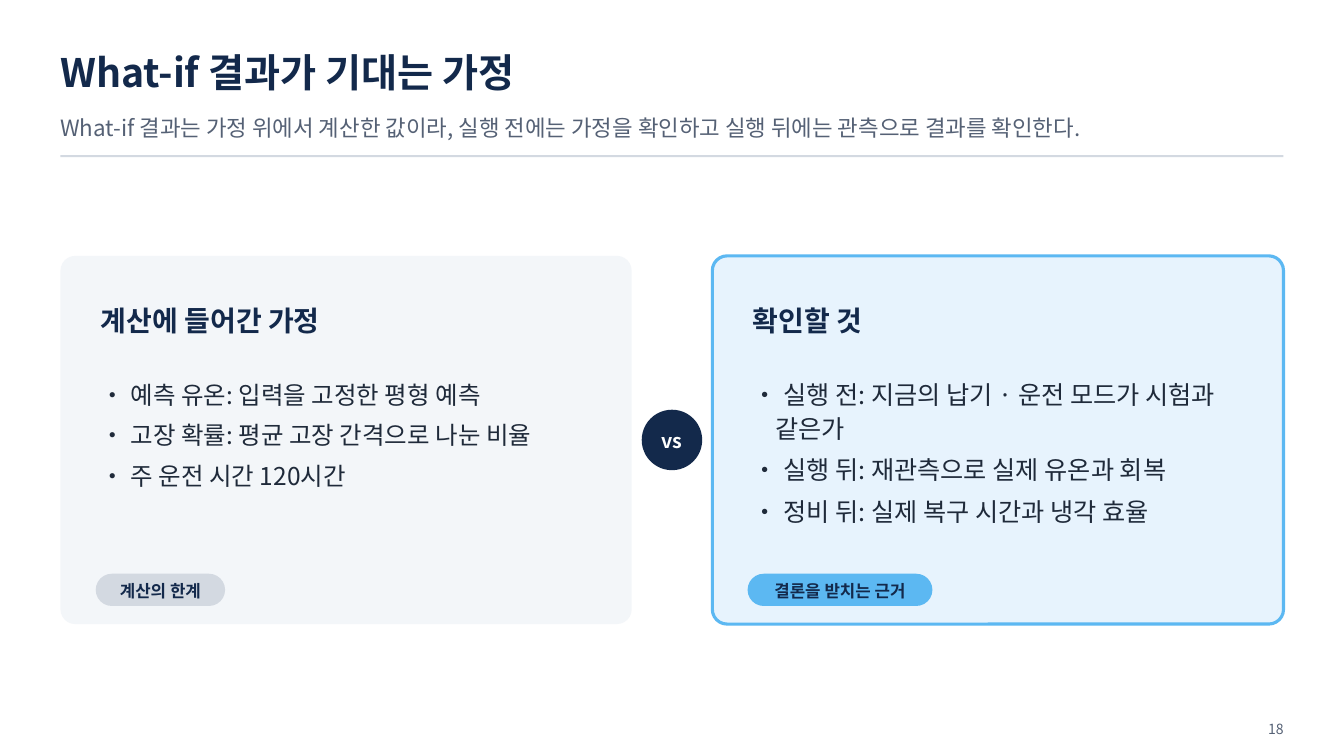
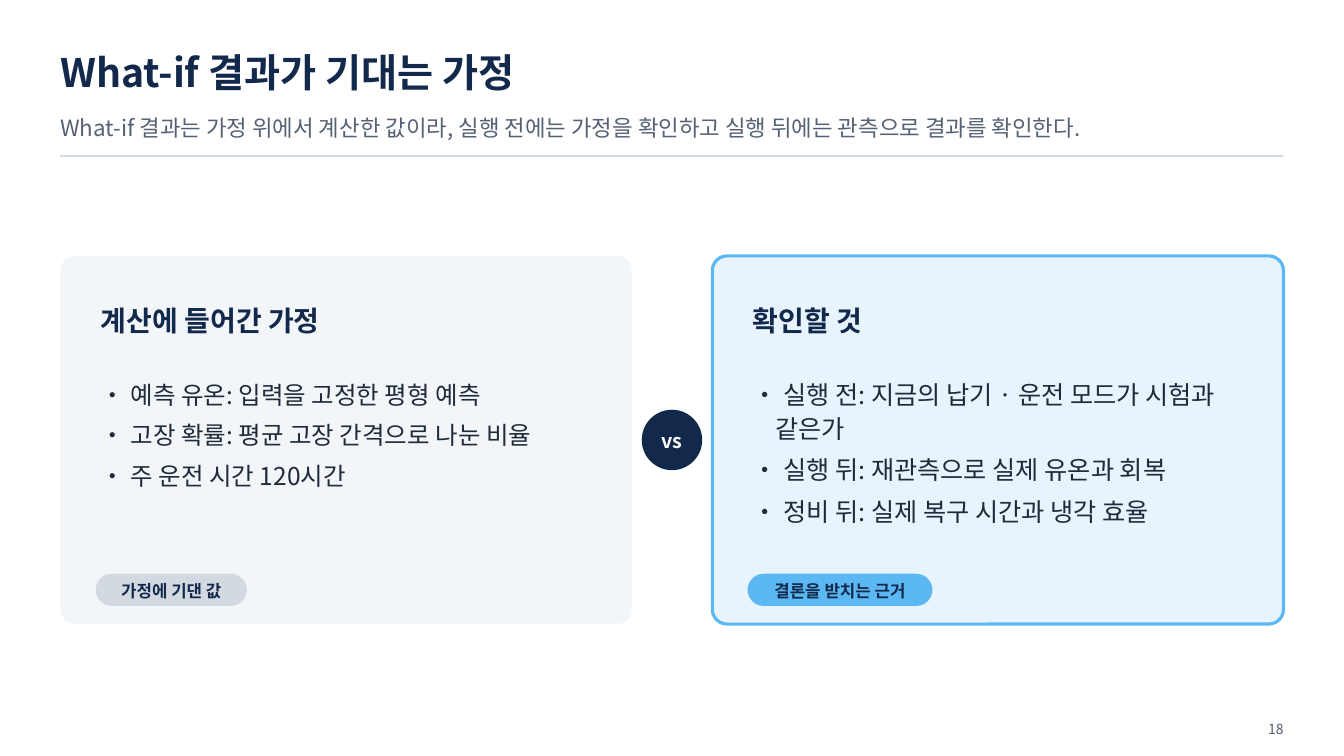
Before and after one commit to uengine-oss/hyd-iot-edu, a slide deck: slide 18 of workspace/강의제작/산출물/실전반/이론/03회차/실전반_03일차.pptx. Drawn at 1344x756 pixels with LibreOffice and Linux fonts; fonts in the diff are those of the drawing. Boxes give left, top, right and bottom in pixels: in the first picture for what was removed or moved away, otherwise in the second. Text is boxed around its words. In the diff, an @@ line names an element or a change of style, - is before the commit and + after.

Commit message:
실전반 3회차 대본 01편(1~23장) 새 판 — 통합 3회차 03편 낭독을 원본대응대로 가져와 성과 평가 본문 19.46분(배정 20분), 실습1 · 2 소개 낭독, 단원마다 독립 검토 지적(8 · 1 · 3건) 고침 · 덱 노트를 대본과 맞추고 2 · 6 · 10 · 18 · 21장 화면 낱말(전략 목표 · 가정에 기댄 값 · 순위가 달라지는지) 고침 · 원본대응 확인단원에 대본 [1,19]

```diff
--- a/workspace/강의제작/산출물/실전반/이론/03회차/실전반_03일차.pptx
+++ b/workspace/강의제작/산출물/실전반/이론/03회차/실전반_03일차.pptx
@@ rounded rectangle: place and size @@
-rounded rectangle at (96,574,225,606)
+rounded rectangle at (96,574,247,606)
@@ text at (121,583,221,599): text changed @@
-계산의 한계
+가정에 기댄 값
```
Also in this commit, not shown: 3 other slides changed, 5 other files.
